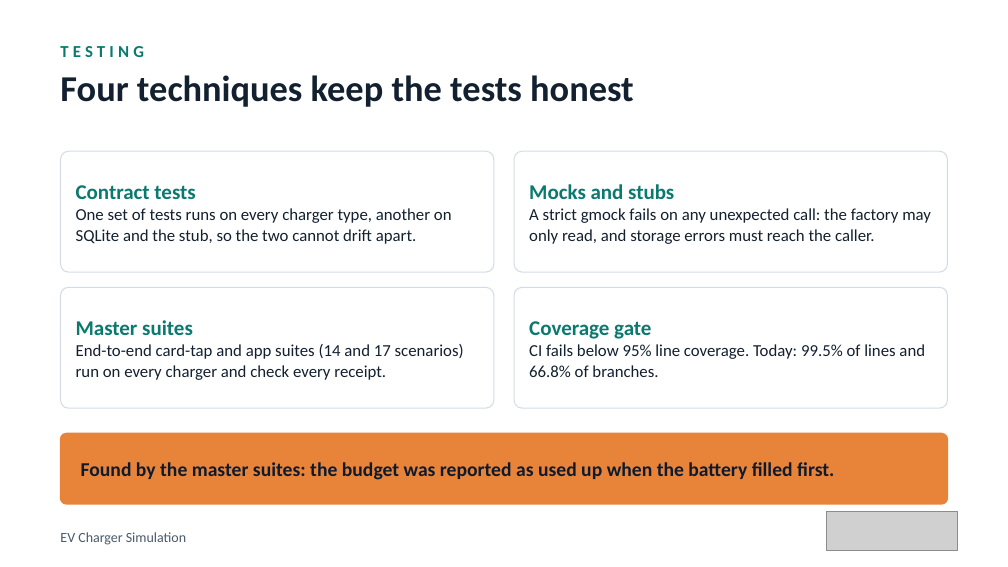
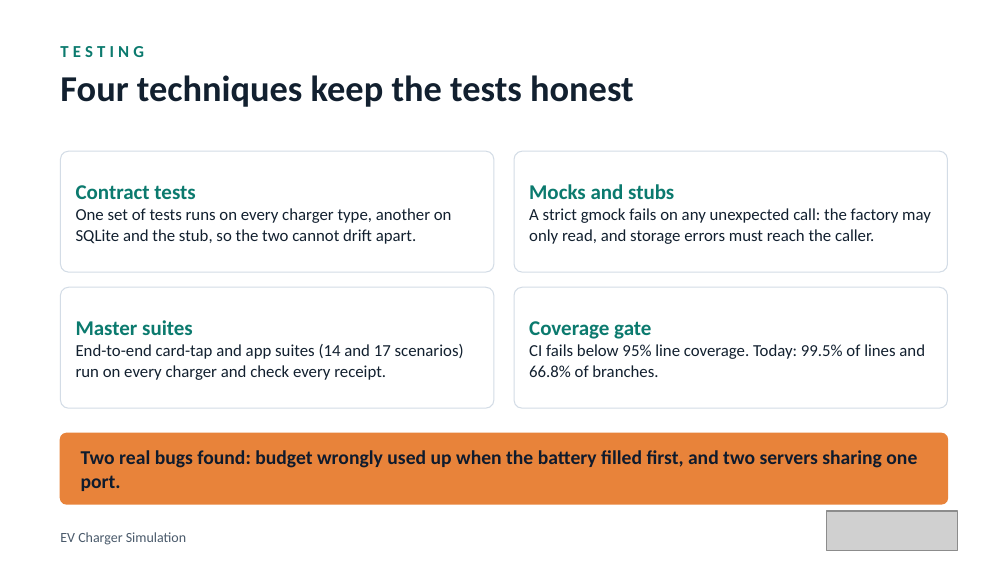
Before and after one commit to elitesoftwareqa/ev-charger, a slide deck: slide 12 of docs/presentation/EV-Charger-Simulation.pptx (slide 10 before the commit). Drawn at 1008x567 pixels with LibreOffice and Linux fonts; fonts in the diff are those of the drawing; grey boxes stand for pictures. Boxes give left, top, right and bottom in pixels: in the first picture for what was removed or moved away, otherwise in the second. Text is boxed around its words. In the diff, an @@ line names an element or a change of style, - is before the commit and + after.

Commit message:
Update report, presentation and REPORT.md for the REST service and web page

```diff
--- a/docs/presentation/EV-Charger-Simulation.pptx
+++ b/docs/presentation/EV-Charger-Simulation.pptx
@@ text at (x1=81, y1=450, x2=917, y2=491): text changed @@
-Found by the master suites: the budget was reported as used up when the battery filled first.
+Two real bugs found: budget wrongly used up when the battery filled first, and two servers sharing one port.
```
Also in this commit, not shown: 7 other slides changed, 2 slides added, 2 other files.
